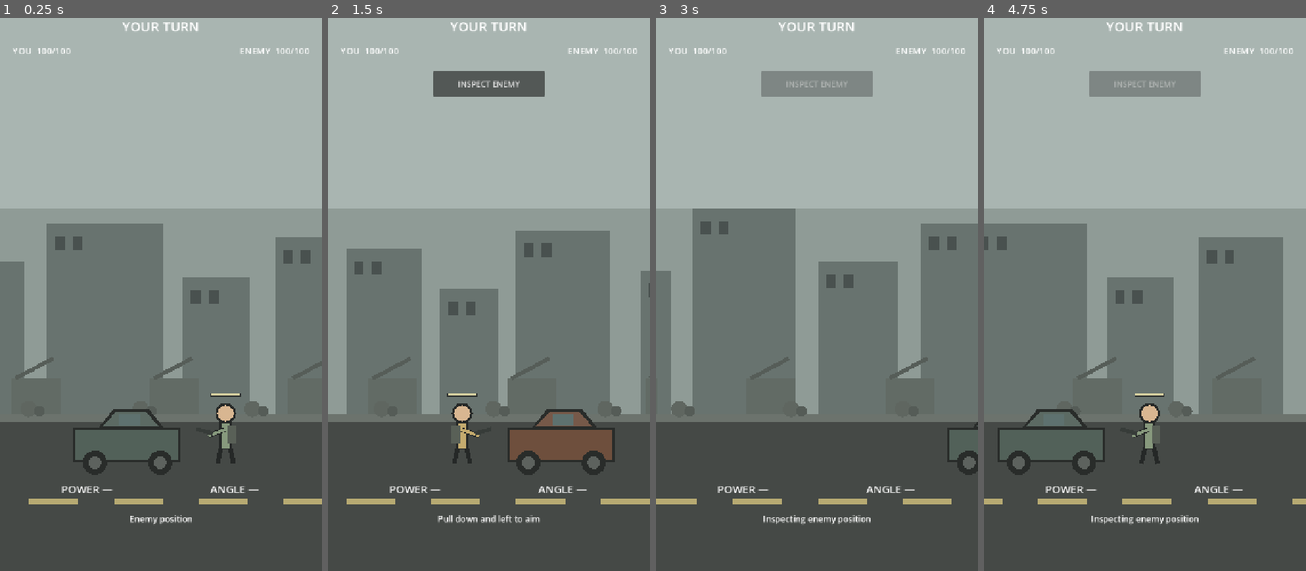
Above: before the commit, frames 1-4 (left to right).
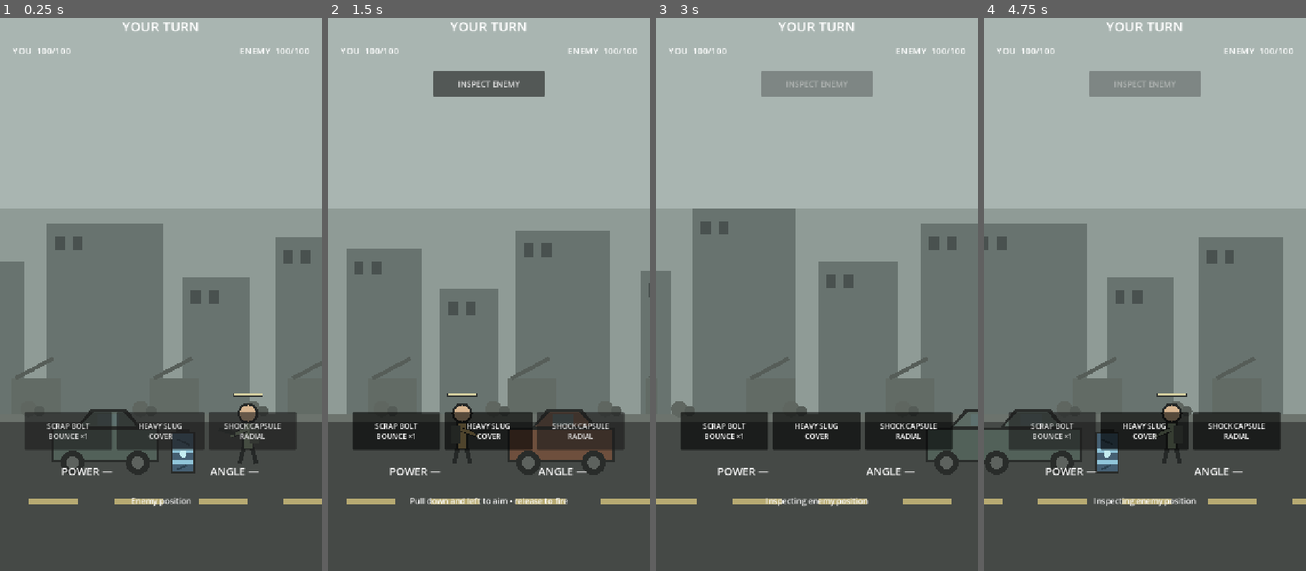
Above: after the commit, the same moments.

Repository: phantompixel-developer/FortKnocks
Game: Godot game, scene res://game/battle/battle.tscn
Same seed, same stepped clock (60 frames per second), same inputs: the game is played once before the commit and once after it.
Inputs (mouse positions are in pixels of both pictures, inside the frame that each line leads up to):
- Up to frame 1 (0.25 s): no input
- Up to frame 2 (1.5 s): click (395, 432) at 0.5 s, where only the run after the commit has a clickable "SCRAP BOLT BOUNCE ×1"; click (489, 432) at 1.25 s, where only the run after the commit has a clickable "HEAVY SLUG COVER"
- Up to frame 3 (3 s): click (907, 432) at 2 s, where only the run after the commit has a clickable "SHOCK CAPSULE RADIAL"; click "INSPECT ENEMY" at 2.75 s
- Up to frame 4 (4.75 s): click (1051, 432) at 3.5 s, where only the run after the commit has a clickable "SCRAP BOLT BOUNCE ×1"; click "INSPECT ENEMY" at 4.25 s

The runs differ from the first frame. In frame 1, 7.0% of the frame differs, in the area x 7-93%, y 67-92%; in frame 2, 6.1%; in frame 3, 6.9%; in frame 4, 7.6%, in the area x 0-93%, y 67-92%.

Commit message:
feat: add tactical weapon controls and arena hazard

Diff:
--- a/game/battle/battle.tscn
+++ b/game/battle/battle.tscn
@@ -6,6 +6,7 @@
 [ext_resource type="Script" path="res://game/battle/destructible_cover.gd" id="4_cover"]
 [ext_resource type="Script" path="res://game/battle/camera_director.gd" id="5_camera"]
 [ext_resource type="Script" path="res://game/battle/aim_guide.gd" id="6_aim"]
+[ext_resource type="Script" path="res://game/battle/unstable_power_cell.gd" id="7_hazard"]
 
 [sub_resource type="RectangleShape2D" id="RectangleShape_ground"]
 size = Vector2(2160, 90)
@@ -16,6 +17,9 @@
 [sub_resource type="RectangleShape2D" id="RectangleShape_cover"]
 size = Vector2(240, 95)
 
+[sub_resource type="RectangleShape2D" id="RectangleShape_cell"]
+size = Vector2(54, 92)
+
 [node name="Battle" type="Node2D"]
 script = ExtResource("1_battle")
 
@@ -24,7 +28,7 @@
 [node name="BattlefieldVisual" type="Node2D" parent="World"]
 script = ExtResource("2_field")
 
-[node name="Ground" type="StaticBody2D" parent="World"]
+[node name="Ground" type="StaticBody2D" parent="World" groups=["ground_surface"]]
 position = Vector2(1080, 1080)
 
 [node name="CollisionShape2D" type="CollisionShape2D" parent="World/Ground"]
@@ -51,7 +55,7 @@
 shape = SubResource("RectangleShape_cover")
 
 [node name="EnemyCover" type="StaticBody2D" parent="World"]
-position = Vector2(1590, 1000)
+position = Vector2(1540, 1000)
 script = ExtResource("4_cover")
 body_color = Color(0.32, 0.38, 0.35, 1)
 facing = -1
@@ -59,8 +63,16 @@
 [node name="CollisionShape2D" type="CollisionShape2D" parent="World/EnemyCover"]
 shape = SubResource("RectangleShape_cover")
 
+[node name="UnstablePowerCell" type="StaticBody2D" parent="World"]
+position = Vector2(1715, 1028)
+script = ExtResource("7_hazard")
+
+[node name="CollisionShape2D" type="CollisionShape2D" parent="World/UnstablePowerCell"]
+position = Vector2(0, -12)
+shape = SubResource("RectangleShape_cell")
+
 [node name="Enemy" type="CharacterBody2D" parent="World"]
-position = Vector2(1810, 1040)
+position = Vector2(1860, 1040)
 script = ExtResource("3_combatant")
 display_name = "Enemy"
 facing = -1
@@ -135,26 +147,6 @@
 horizontal_alignment = 1
 mouse_filter = 2
 
-[node name="PowerLabel" type="Label" parent="HUD/Root"]
-layout_mode = 0
-offset_left = 60.0
-offset_top = 1080.0
-offset_right = 330.0
-offset_bottom = 1124.0
-theme_override_font_sizes/font_size = 24
-text = "POWER —"
-horizontal_alignment = 1
-
-[node name="AngleLabel" type="Label" parent="HUD/Root"]
-layout_mode = 0
-offset_left = 390.0
-offset_top = 1080.0
-offset_right = 660.0
-offset_bottom = 1124.0
-theme_override_font_sizes/font_size = 24
-text = "ANGLE —"
-horizontal_alignment = 1
-
 [node name="InspectButton" type="Button" parent="HUD/Root"]
 layout_mode = 0
 offset_left = 235.0
@@ -165,13 +157,62 @@
 theme_override_font_sizes/font_size = 18
 text = "INSPECT ENEMY"
 
+[node name="WeaponBar" type="HBoxContainer" parent="HUD/Root"]
+layout_mode = 0
+offset_left = 55.0
+offset_top = 925.0
+offset_right = 665.0
+offset_bottom = 1010.0
+theme_override_constants/separation = 10
+
+[node name="ScrapBolt" type="Button" parent="HUD/Root/WeaponBar"]
+custom_minimum_size = Vector2(196, 76)
+layout_mode = 2
+toggle_mode = true
+text = "SCRAP BOLT
+BOUNCE ×1"
+
+[node name="HeavySlug" type="Button" parent="HUD/Root/WeaponBar"]
+custom_minimum_size = Vector2(196, 76)
+layout_mode = 2
+toggle_mode = true
+text = "HEAVY SLUG
+COVER"
+
+[node name="ShockCapsule" type="Button" parent="HUD/Root/WeaponBar"]
+custom_minimum_size = Vector2(196, 76)
+layout_mode = 2
+toggle_mode = true
+text = "SHOCK CAPSULE
+RADIAL"
+
+[node name="PowerLabel" type="Label" parent="HUD/Root"]
+layout_mode = 0
+offset_left = 60.0
+offset_top = 1040.0
+offset_right = 330.0
+offset_bottom = 1084.0
+theme_override_font_sizes/font_size = 24
+text = "POWER —"
+horizontal_alignment = 1
+
+[node name="AngleLabel" type="Label" parent="HUD/Root"]
+layout_mode = 0
+offset_left = 390.0
+offset_top = 1040.0
+offset_right = 660.0
+offset_bottom = 1084.0
+theme_override_font_sizes/font_size = 24
+text = "ANGLE —"
+horizontal_alignment = 1
+
 [node name="HintLabel" type="Label" parent="HUD/Root"]
 layout_mode = 0
-offset_left = 70.0
-offset_top = 1150.0
-offset_right = 650.0
-offset_bottom = 1204.0
-theme_override_font_sizes/font_size = 19
+offset_left = 55.0
+offset_top = 1110.0
+offset_right = 665.0
+offset_bottom = 1186.0
+theme_override_font_sizes/font_size = 18
 text = "Preparing battle..."
 horizontal_alignment = 1
 autowrap_mode = 2
Not shown: 1 places in game/battle/battle.tscn that only renumber resources
